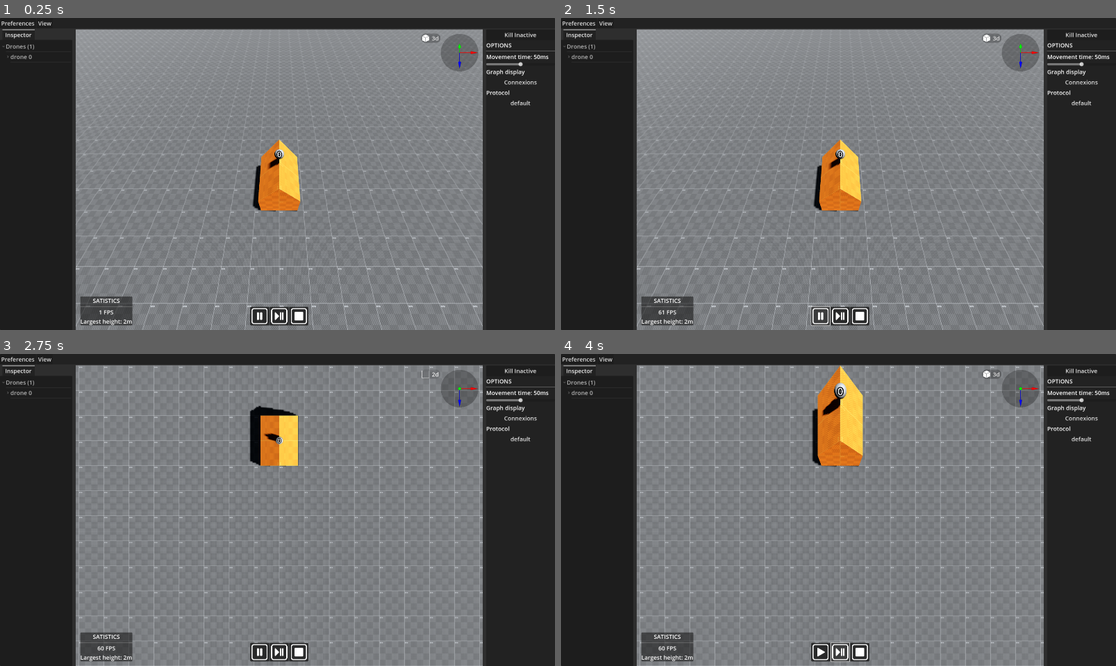
Above: before the commit, frames 1-4 (two rows, left to right).
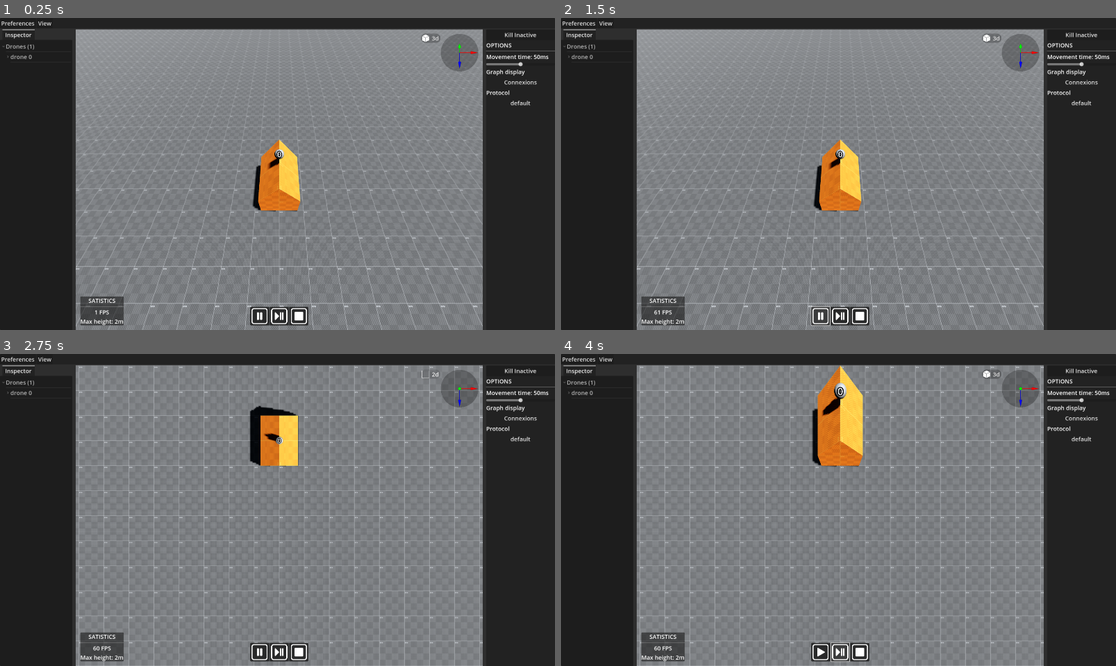
Above: after the commit, the same moments.

Repository: smallcluster/GDST
Game: Godot game, scene res://Sim/3DPlayground.tscn
The game is run twice, just before and just after one commit, with the same random seed, the same clock (stepped at 60 frames per second) and the same inputs.
Inputs (mouse positions are in pixels of both pictures, inside the frame that each line leads up to):
- Up to frame 1 (0.25 s): no input
- Up to frame 2 (1.5 s): click (821, 317) at 0.5 s; click (821, 317) at 1.25 s
- Up to frame 3 (2.75 s): click "3d" at 2 s
- Up to frame 4 (4 s): click "2d" at 2.75 s; click (838, 653) at 3.5 s

The runs differ from the first frame. In frame 1, 0.3% of the frame differs, in the area x 14-24%, y 89-99%; in frame 2, 0.3%; in frame 3, 0.3%; in frame 4, 0.3%.

Commit message:
Show/hide inspector

Diff:
--- a/Sim/3DPlayground.tscn
+++ b/Sim/3DPlayground.tscn
@@ -79,7 +79,7 @@
 layout_mode = 2
 
 [node name="Preferences" type="PopupMenu" parent="GUI/VBoxContainer/MenuBarPanel/MenuBar"]
-item_count = 4
+item_count = 5
 item_0/text = "Statistics"
 item_0/checkable = 1
 item_0/checked = true
@@ -95,6 +95,10 @@
 item_3/checkable = 1
 item_3/checked = true
 item_3/id = 2
+item_4/text = "Inspector"
+item_4/checkable = 1
+item_4/checked = true
+item_4/id = 4
 
 [node name="View" type="PopupMenu" parent="GUI/VBoxContainer/MenuBarPanel/MenuBar"]
 item_count = 5
@@ -236,7 +240,7 @@
 
 [node name="MaxHeightLabel" type="Label" parent="GUI/VBoxContainer/HSplitContainer/HSplitContainer/3DView/StatsPanel/VBoxContainer"]
 layout_mode = 2
-text = "Largest height:"
+text = "Max height: 0"
 vertical_alignment = 1
 
 [node name="PlaybackPanel" type="PanelContainer" parent="GUI/VBoxContainer/HSplitContainer/HSplitContainer/3DView"]
--- a/Sim/Scripts/3DPlayground.gd
+++ b/Sim/Scripts/3DPlayground.gd
@@ -88,6 +88,8 @@
 	# Statistics
 	elif id == 3:
 		stats_panel.visible = checked
+	elif id == 4:
+		$GUI/VBoxContainer/HSplitContainer/HSplitContainer/Panel.visible = checked
 
 func _on_view_id_pressed(id):
 	var items : PopupMenu = $GUI/VBoxContainer/MenuBarPanel/MenuBar/View
@@ -167,7 +169,8 @@
 
 	if _max_height < state["position"].y:
 		_max_height = state["position"].y
-		max_height_label.text = "Largest height: "+str(_max_height)+"m"
+		max_height_label.text = "Max height: "+str(_max_height)+"m"
+
 
 	var item := _scene_tree_root.get_child(_drone_tree_index[state["id"]])
 
